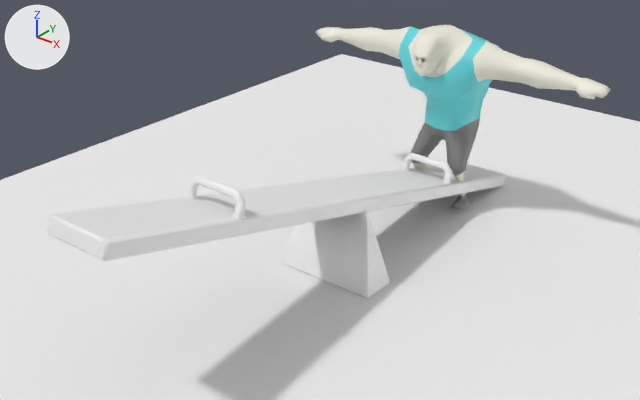
One commit to the FBX model Assets/SeaSaw.fbx: the scene before it, then after it.
Camera for both pictures: a 50 mm lens placed at (3.09, -4.01, 2.98), pointed at (-0.03, -0.11, 0.56). Every picture has the same lights, and +X, +Y and +Z are marked at upper left. Where no turn or scale is listed for an object, it has been applied to the vertices. Vertices at the same position are counted once.

Before the edit, the objects in view are built like this:
```python
mat_marcel = principled_material('marcel')
mat_marcel.base_color = (0.128, 0.707, 0.738)  # cyan #64dbdf
me_mesh = bpy.data.meshes.new('Mesh')
me_mesh.from_pydata(...)  # 706 vertices, 744 faces; spans x -73.6..73.4, y -42.2..42.1, z -20.8..21.1
# faces by material slot: [334, 308, 102]
me_mesh.materials.append(mat_peau)  # white #f0efe1
me_mesh.materials.append(mat_pants)  # grey #818181
me_mesh.materials.append(mat_marcel)  # cyan #64dbdf
me_mesh_001 = bpy.data.meshes.new('Mesh.001')
me_mesh_001.from_pydata([(-3.0, -4.0, 0.0), (3.0, -4.0, 0.0), (-3.0, 4.0, 0.0), (3.0, 4.0, 0.0)], [], [(1, 3, 2, 0)])
me_mesh_001.materials.append(mat_shadertest)  # white #f1f1f1
me_mesh_004 = bpy.data.meshes.new('Mesh.004')
me_mesh_004.from_pydata(...)  # 16 vertices, 12 faces; spans x -0.35..0.369, y -0.125..0.125, z -0.2..0.303
me_mesh_004.materials.append(mat_shadertest)  # white #f1f1f1
ob_axe = bpy.data.objects.new('Axe', me_mesh_004)
ob_axe.location = (0.0, 0.0, 0.205)
ob_ground = bpy.data.objects.new('Ground', me_mesh_001)
ob_ground.location = (0.0, 0.0, 0.0)
ob_grug_mesh = bpy.data.objects.new('Grug_mesh', me_mesh)
ob_grug_mesh.location = (0.01, 1.235, 0.725)
ob_grug_mesh.rotation_euler = (1.571, 0.0, 0.0)  # degrees (90, 0, 0)
ob_grug_mesh.scale = (0.016, 0.016, 0.016)
# also in view: 'poignee' at (0.01, 0.02, 0.67); 'Plank' at (0.01, 0.0, 0.56)
```
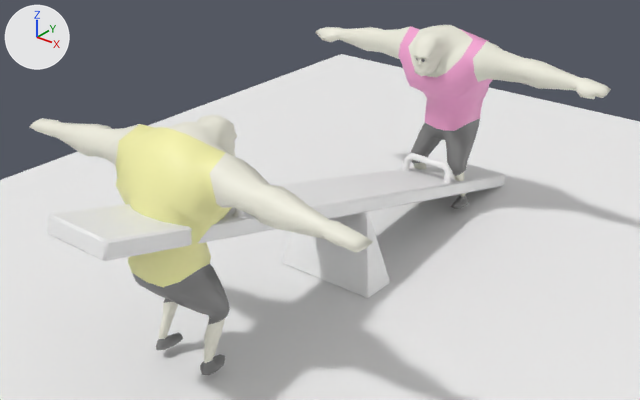
Patch to the scene script:
```diff
--- a/Assets/SeaSaw.fbx.py
+++ b/Assets/SeaSaw.fbx.py
@@ mat_marcel @@
 mat_marcel = principled_material('marcel')
-mat_marcel.base_color = (0.128, 0.707, 0.738)  # cyan #64dbdf
+mat_marcel.base_color = (0.932, 0.915, 0.426)  # beige #f7f5af
@@ mat_marcel_001 @@
+mat_marcel_001 = principled_material('marcel.001')
+mat_marcel_001.base_color = (0.932, 0.389, 0.67)  # pink #f7a8d6
@@ mat_pants_001 @@
+mat_pants_001 = principled_material('pants.001')
+mat_pants_001.base_color = (0.22, 0.22, 0.22)  # grey #818181
@@ mat_peau_001 @@
+mat_peau_001 = principled_material('peau.001')
+mat_peau_001.base_color = (0.874, 0.861, 0.75)  # white #f0efe1
@@ me_mesh @@
 me_mesh.from_pydata(...)  # 706 vertices, 744 faces; spans x -73.6..73.4, y -42.2..42.1, z -20.8..21.1
 # used by ob_grug_mesh; location = (0.01, 1.235, 0.725); rotation_euler = (1.571, 0.0, 0.0), in degrees (90, 0, 0); scale = (0.016, 0.016, 0.016)
+# me_mesh part 1: the whole mesh is multiplied about the mesh origin by the matrix ((-0.016, 0.0, 0.0), (0.0, 0.0, 0.016), (0.0, 0.016, 0.0))
 me_mesh.materials.append(mat_peau)
@@ me_mesh_001_1 @@
+me_mesh_001_1.from_pydata(...)  # 706 vertices, 744 faces; spans x -73.6..73.4, y -42.2..42.1, z -20.8..21.1
+# faces by material slot: [334, 308, 102]
+me_mesh_001_1.materials.append(mat_peau_001)  # white #f0efe1
+me_mesh_001_1.materials.append(mat_pants_001)  # grey #818181
+me_mesh_001_1.materials.append(mat_marcel_001)  # pink #f7a8d6
@@ ob_grug_mesh @@
-ob_grug_mesh = bpy.data.objects.new('Grug_mesh', me_mesh)
+ob_grug_mesh = bpy.data.objects.new('Grug_mesh', me_mesh_001_1)
 ob_grug_mesh.location = (0.01, 1.235, 0.725)
@@ ob_grug_mesh2 @@
+ob_grug_mesh2 = bpy.data.objects.new('Grug_mesh2', me_mesh)
+ob_grug_mesh2.location = (-0.01, -1.219, 0.725)
```

Pixel boxes [x1, y1, x2, y2] of what changed, in the pictures (640 x 400 px; the box of a moved part takes in the faces that stretch with it):
'Grug_mesh2', added
    after: [29, 115, 373, 375]
'Grug_mesh', recoloured (cyan to pink)
    both: [395, 26, 495, 134]
part 1 of me_mesh, moved or reshaped
    before: [395, 26, 495, 134]
    after: [29, 115, 373, 375]
